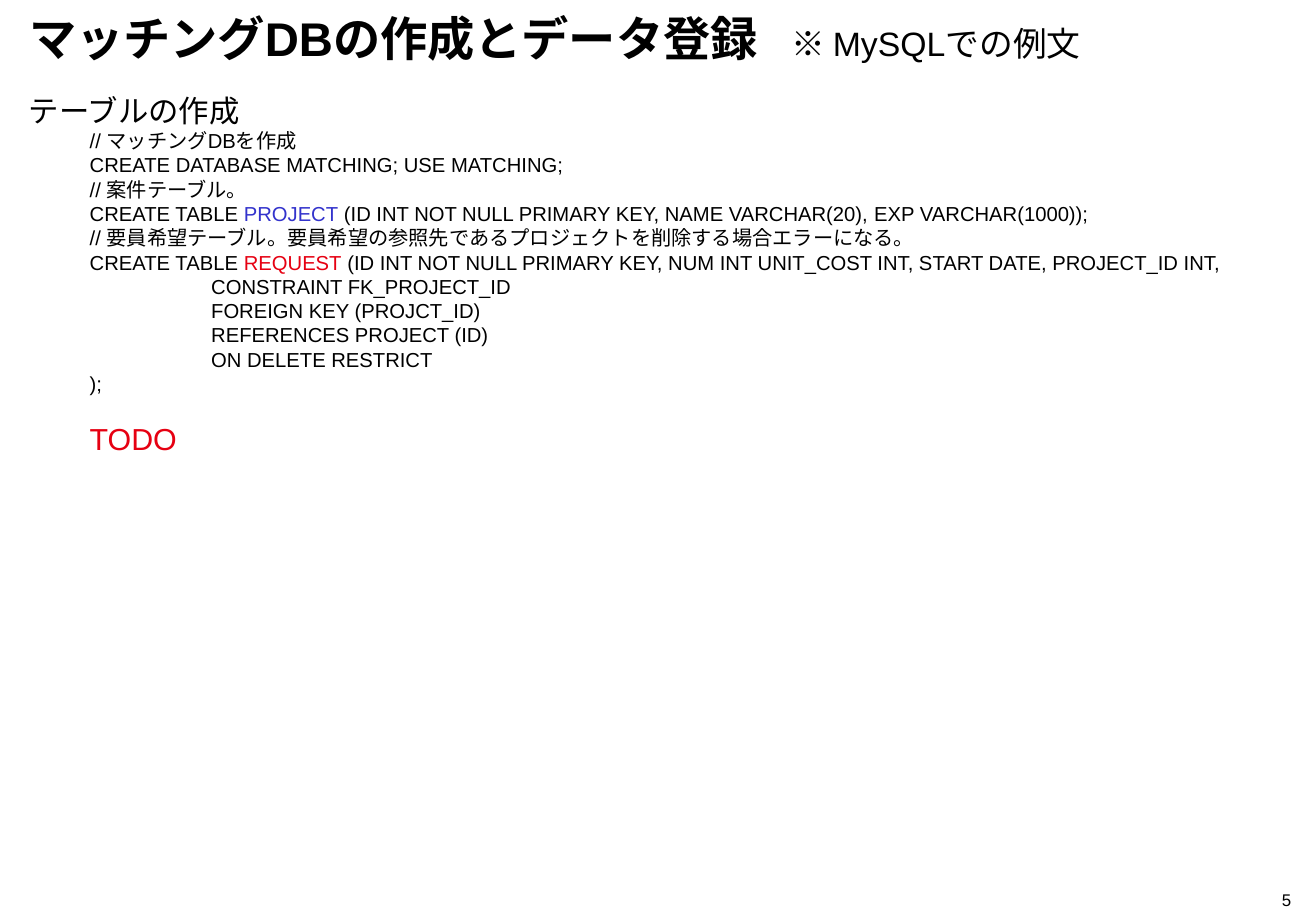
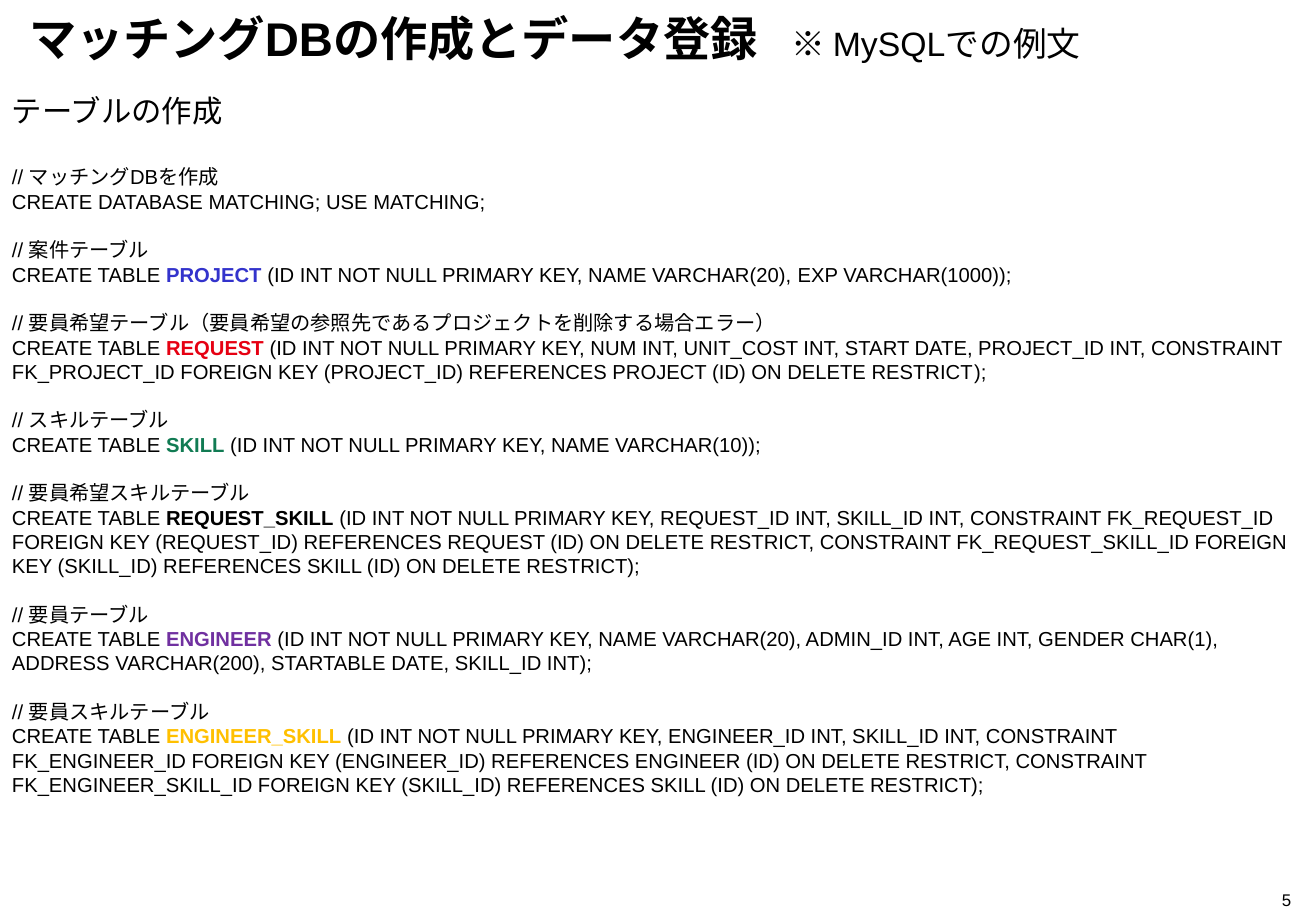
Before and after one commit to david3080/firestore, a slide deck: slide 6 of Matching.pptx. Drawn at 1316x911 pixels with LibreOffice and Linux fonts; fonts in the diff are those of the drawing. Boxes give left, top, right and bottom in pixels: in the first picture for what was removed or moved away, otherwise in the second. Text is boxed around its words. In the diff, an @@ line names an element or a change of style, - is before the commit and + after.

```diff
--- a/Matching.pptx
+++ b/Matching.pptx
@@ text "テーブルの作成": place and size @@
-text "テーブルの作成" at [29, 96, 1220, 451]
+text "テーブルの作成" at [12, 96, 1287, 797]
@@ text at [12, 167, 1011, 287]: bold on in "PROJECT"; list level 2 to 1 in "// マッチングDBを作成"; list level 2 to 1 in "CREATE DATABASE MATCHING; USE MATCHING;"; list level 2 to 1 in "CREATE TABLE PROJECT (ID INT ..." @@
@@ text at [29, 239, 149, 259]: text changed @@
-  // 案件テーブル。
+// 案件テーブル
@@ text at [12, 312, 1287, 797]: text changed @@
-  // 要員希望テーブル。要員希望の参照先であるプロジェクトを削除する場合エラーになる。
-  CREATE TABLE REQUEST (ID INT NOT NULL PRIMARY KEY, NUM INT UNIT_COST INT, START DATE, PROJECT_ID INT,
-  CONSTRAINT FK_PROJECT_ID
-  FOREIGN KEY (PROJCT_ID)
-  REFERENCES PROJECT (ID)
-  ON DELETE RESTRICT
-  );
-  TODO
+// 要員希望テーブル（要員希望の参照先であるプロジェクトを削除する場合エラー）
+CREATE TABLE REQUEST (ID INT NOT NULL PRIMARY KEY, NUM INT, UNIT_COST INT, START DATE, PROJECT_ID INT, CONSTRAINT FK_PROJECT_ID FOREIGN KEY (PROJECT_ID) REFERENCES PROJECT (ID) ON DELETE RESTRICT);
+// スキルテーブル
+CREATE TABLE SKILL (ID INT NOT NULL PRIMARY KEY, NAME VARCHAR(10));
+// 要員希望スキルテーブル
+CREATE TABLE REQUEST_SKILL (ID INT NOT NULL PRIMARY KEY, REQUEST_ID INT, SKILL_ID INT, CONSTRAINT FK_REQUEST_ID FOREIGN KEY (REQUEST_ID) REFERENCES REQUEST (ID) ON DELETE RESTRICT, CONSTRAINT FK_REQUEST_SKILL_ID FOREIGN KEY (SKILL_ID) REFERENCES SKILL (ID) ON DELETE RESTRICT);
+// 要員テーブル
+CREATE TABLE ENGINEER (ID INT NOT NULL PRIMARY KEY, NAME VARCHAR(20), ADMIN_ID INT, AGE INT, GENDER CHAR(1), ADDRESS VARCHAR(200), STARTABLE DATE, SKILL_ID INT);
+// 要員スキルテーブル
+CREATE TABLE ENGINEER_SKILL (ID INT NOT NULL PRIMARY KEY, ENGINEER_ID INT, SKILL_ID INT, CONSTRAINT FK_ENGINEER_ID FOREIGN KEY (ENGINEER_ID) REFERENCES ENGINEER (ID) ON DELETE RESTRICT, CONSTRAINT FK_ENGINEER_SKILL_ID FOREIGN KEY (SKILL_ID) REFERENCES SKILL (ID) ON DELETE RESTRICT);
```
Also in this commit, not shown: 3 other slides changed, 1 slide added.
